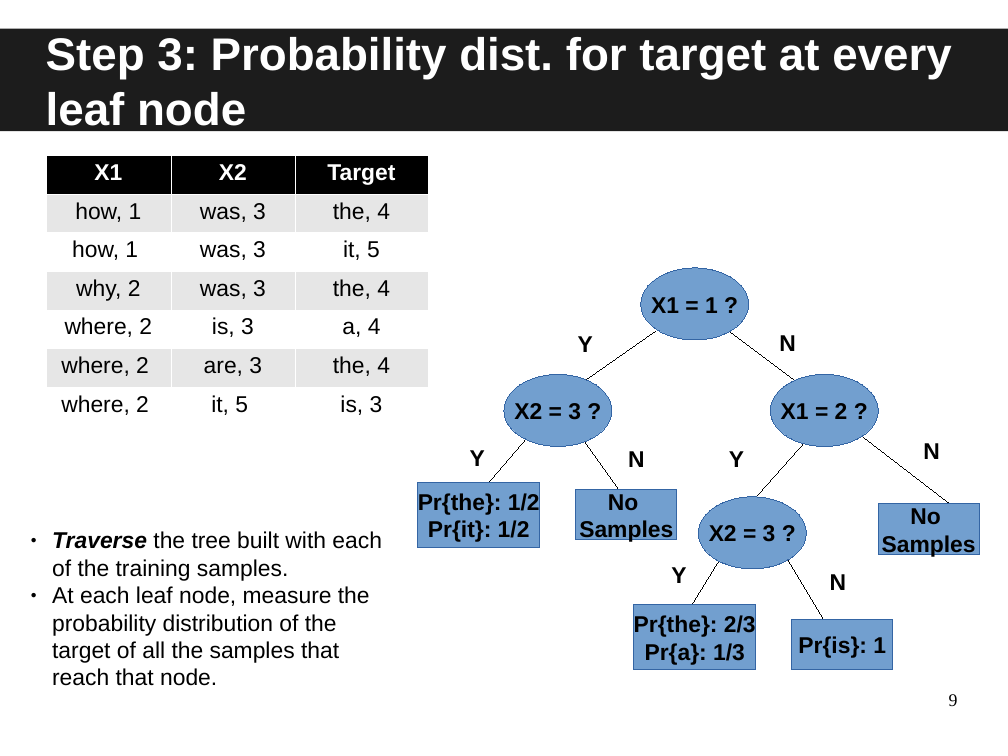
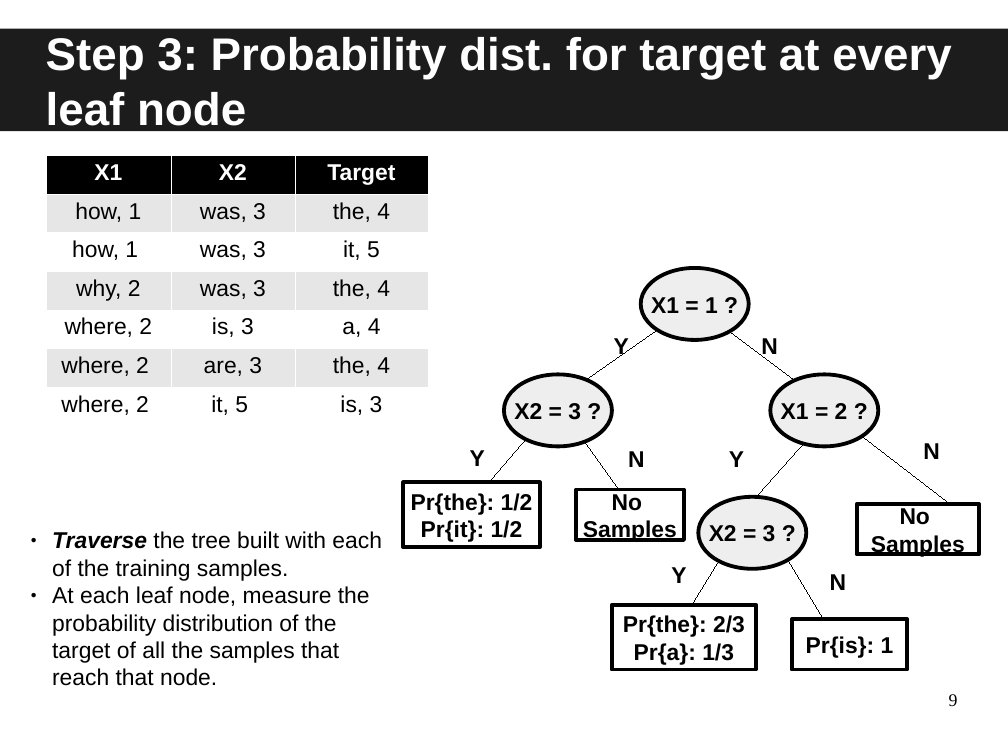
Before and after one commit to iisc-sa-open/trsl, a slide deck: slide 9 of presentations/trsl_project.odp. Drawn at 1008x756 pixels with LibreOffice and Linux fonts; fonts in the diff are those of the drawing. Boxes give left, top, right and bottom in pixels: in the first picture for what was removed or moved away, otherwise in the second. Text is boxed around its words. In the diff, an @@ line names an element or a change of style, - is before the commit and + after.

```diff
--- a/presentations/trsl_project.odp
+++ b/presentations/trsl_project.odp
@@ text "Y" rewrapped from [578,336,593,352] to [614,338,629,360] @@
@@ text "N" rewrapped from [779,335,796,351] to [761,338,778,360] @@
@@ fill #729FCF to #EEEEEE; outline #3465A4 0 pt to #000000 3 pt in 4 elements at [641,268,749,340], [771,374,879,446], [699,497,807,569], [504,374,612,446] @@
@@ rectangle "Pr{the}: 1/2": place and size @@
-rectangle "Pr{the}: 1/2" at [418,483,541,548]
+rectangle "Pr{the}: 1/2" at [403,483,541,548]
@@ rectangle "No": place and size @@
-rectangle "No" at [576,489,677,540]
+rectangle "No" at [576,489,684,540]
@@ fill #729FCF to #FFFFFF; outline #3465A4 0 pt to #000000 3 pt in 5 elements at [576,489,684,540], [403,483,541,548], [792,619,907,670], [612,605,756,670], [857,504,980,554] @@
@@ rectangle "No": place and size @@
-rectangle "No" at [879,504,980,554]
+rectangle "No" at [857,504,980,554]
@@ rectangle "Pr{the}: 2/3": place and size @@
-rectangle "Pr{the}: 2/3" at [634,605,756,670]
+rectangle "Pr{the}: 2/3" at [612,605,756,670]
@@ rectangle "Pr{is}: 1": place and size @@
-rectangle "Pr{is}: 1" at [792,619,893,670]
+rectangle "Pr{is}: 1" at [792,619,907,670]
```
Also in this commit, not shown: 3 other slides changed, 2 other files.
